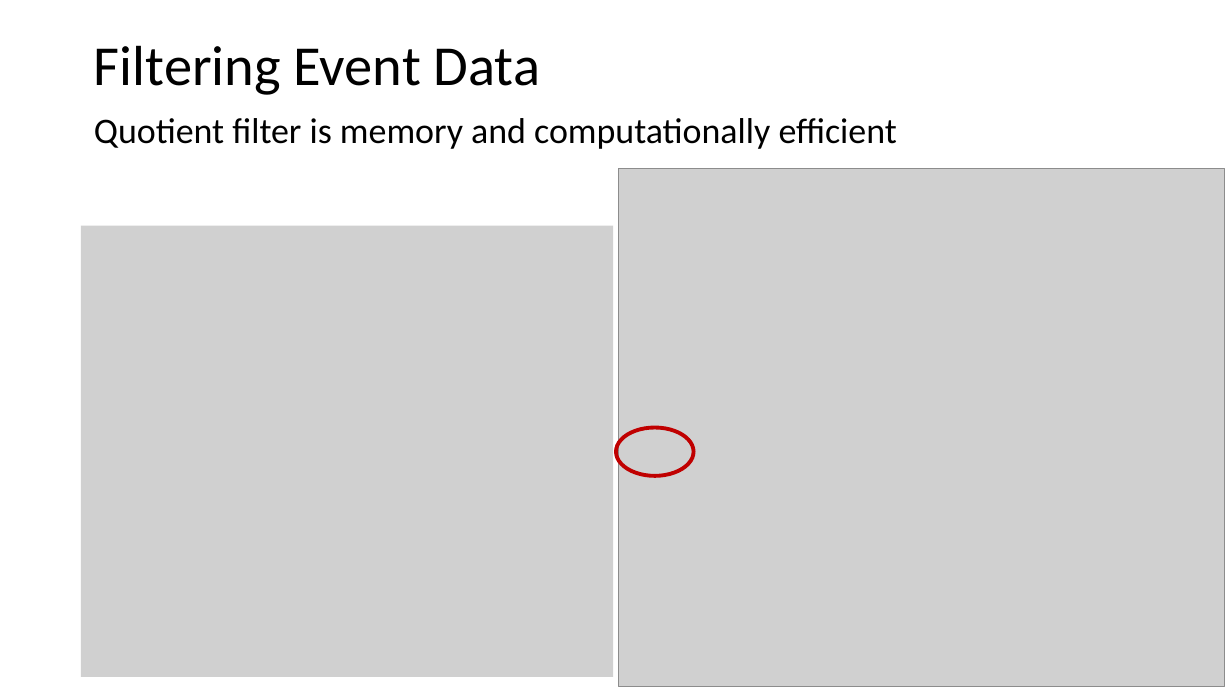
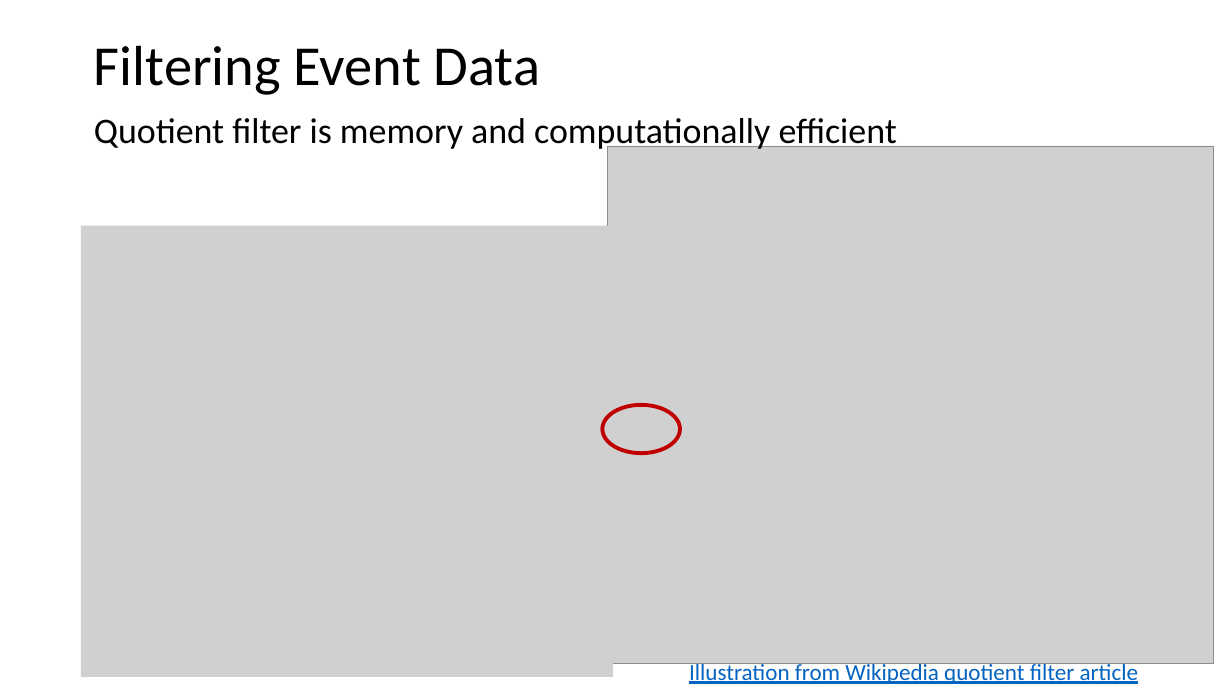
Before and after one commit to tenevian/Harvard-SSP-Data-Mining, a slide deck: slide 59 of slides/3_StreamingAnalytics.pptx (slide 57 before the commit). Drawn at 1232x693 pixels with LibreOffice and Linux fonts; fonts in the diff are those of the drawing; grey boxes stand for pictures. Boxes give left, top, right and bottom in pixels: in the first picture for what was removed or moved away, otherwise in the second. Text is boxed around its words. In the diff, an @@ line names an element or a change of style, - is before the commit and + after.

```diff
--- a/slides/3_StreamingAnalytics.pptx
+++ b/slides/3_StreamingAnalytics.pptx
@@ picture: place and size @@
-picture at <box>619,169,1226,687</box>
+picture at <box>607,146,1214,664</box>
@@ ellipse: place and size @@
-ellipse at <box>616,428,694,476</box>
+ellipse at <box>603,405,680,453</box>
@@ text added at <box>689,663,1138,686</box>, 18 pt, text #0563C1, underline @@
+Illustration from Wikipedia quotient filter article
```
Also in this commit, not shown: 9 other slides changed, 2 slides added.
